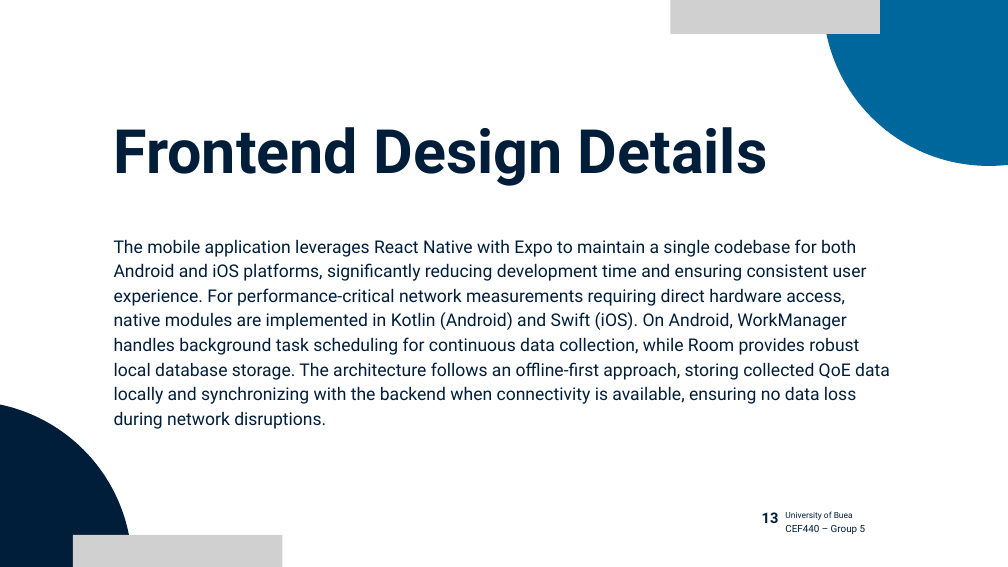
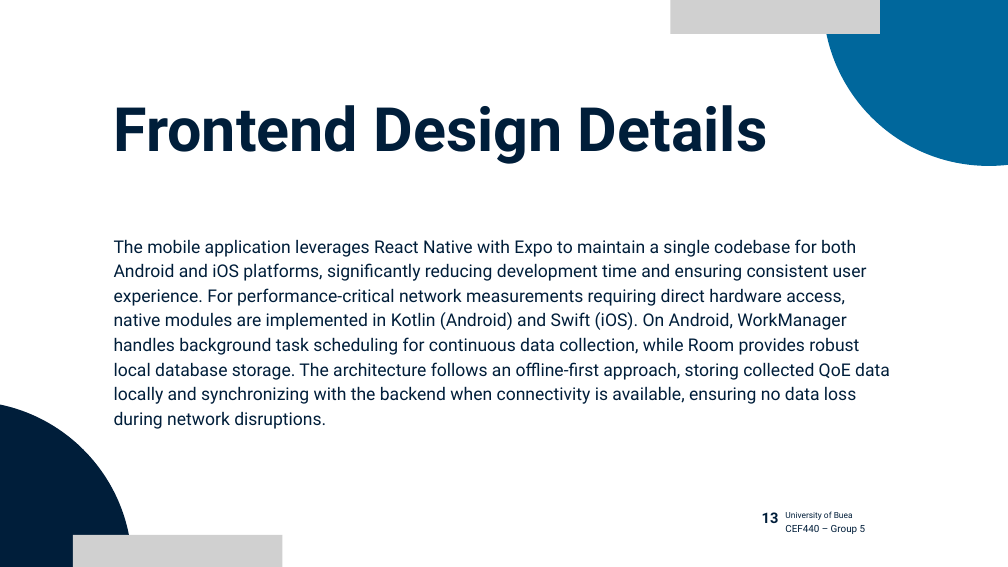
Before and after one commit to BrayanMorningstar237/CEF440_Group5, a slide deck: slide 50 of Task 2/Task 2 Power Point Mobile QoE Data Collection App Design.pptx (slide 26 before the commit). Drawn at 1008x567 pixels with LibreOffice and Linux fonts; fonts in the diff are those of the drawing; grey boxes stand for pictures. Boxes give left, top, right and bottom in pixels: in the first picture for what was removed or moved away, otherwise in the second. Text is boxed around its words. In the diff, an @@ line names an element or a change of style, - is before the commit and + after.

```diff
--- a/Task 2/Task 2 Power Point Mobile QoE Data Collection App Design.pptx
+++ b/Task 2/Task 2 Power Point Mobile QoE Data Collection App Design.pptx
@@ text "Frontend Design Details": place and size @@
-text "Frontend Design Details" at (114,127,768,186)
+text "Frontend Design Details" at (114,105,768,164)
```
Also in this commit, not shown: 6 other slides changed, 24 slides added.
